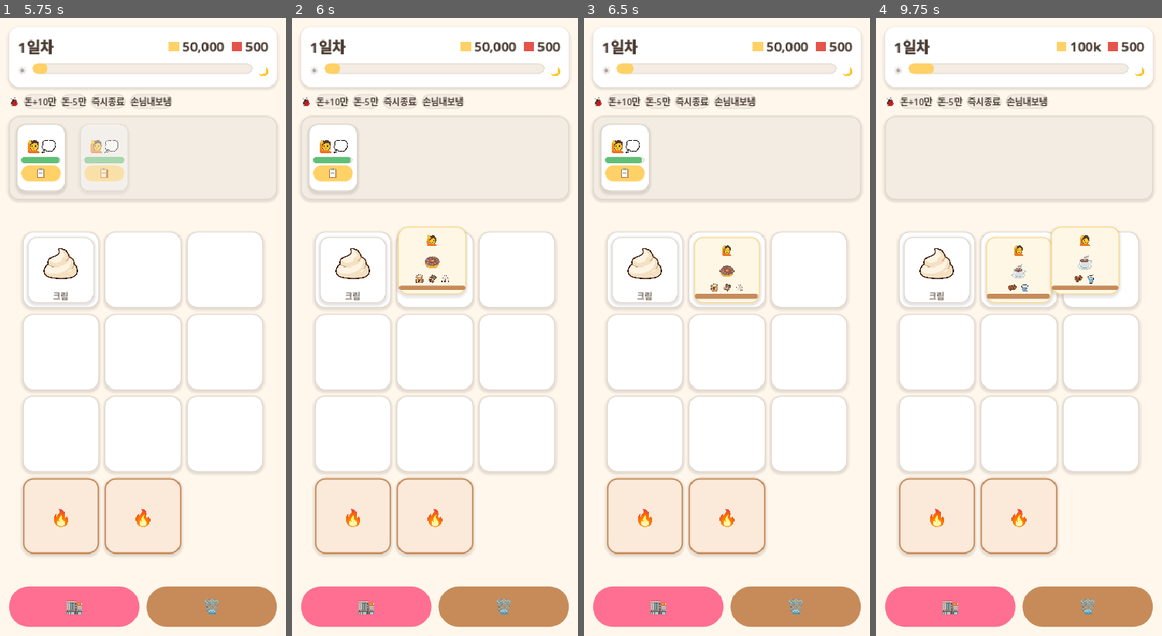
Above: before the commit, frames 1-4 (left to right).
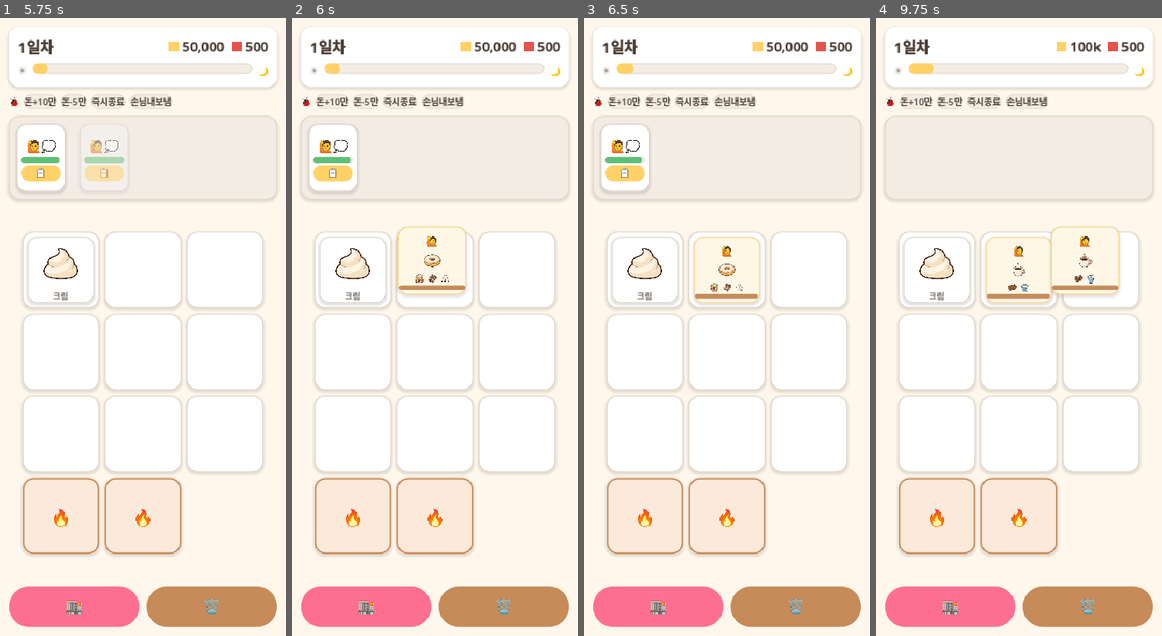
Above: after the commit, the same moments.

Repository: yellyB/game-slot-kitchen
Game: Godot game, scene res://scenes/Main.tscn
Same seed, same stepped clock (60 frames per second), same inputs: the game is played once before the commit and once after it. Sound files missing from this copy of the repository are replaced by a short silence.
Inputs:
- Up to frame 1 (5.75 s): click "시작" at 0.5 s; click "돈+10만" at 1.25 s; click "돈-5만" at 2 s; click "손님내보냄" at 2.75 s; click "🏬" at 3.5 s; click "🗑️" at 4.25 s; click "📋" at 5 s
- Up to frame 2 (6 s): click "📋" at 5.75 s
- Up to frame 3 (6.5 s): no input
- Up to frame 4 (9.75 s): click "돈+10만" at 6.5 s; click "돈-5만" at 7.25 s; click "손님내보냄" at 8 s; click "📋" at 8.75 s; click "📋" at 9.5 s

Frame 1 is identical in both runs. In frame 2, 0.1% of the frame differs, in the area x 46-52%, y 35-41%; in frame 3, 0.1%; in frame 4, 0.2%, in the area x 47-76%, y 35-43%.

Commit message:
아트: 완성품/메뉴 6종 손그림 적용 (coffee·latte·glazed·choco·tiramisu·special)
Recipes.tex/icon_node 추가 — assets/art/recipes/<id>.png 있으면 텍스처, 없으면 이모지.
완성품 카드·주문서 요리아이콘·조리 레시피 목록·도구석 조리중·드래그 프리뷰에 적용.

Co-Authored-By: Claude Opus 4.8 (1M context) <noreply@anthropic.com>

Diff:
--- a/data/recipes.gd
+++ b/data/recipes.gd
@@ -24,3 +24,29 @@
 static func random_id() -> String:
 	var ids := ALL.keys()
 	return ids[randi() % ids.size()]
+
+
+static var _tex_cache := {}
+
+## 완성품 손그림 텍스처(assets/art/recipes/<id>.png). 없으면 null → 이모지 폴백.
+static func tex(id: String) -> Texture2D:
+	if not _tex_cache.has(id):
+		var path := "res://assets/art/recipes/%s.png" % id
+		_tex_cache[id] = load(path) if ResourceLoader.exists(path) else null
+	return _tex_cache[id]
+
+## 메뉴/완성품 아이콘 노드 — 텍스처 있으면 TextureRect(px×px), 없으면 이모지 라벨(font=px).
+static func icon_node(id: String, px: int) -> Control:
+	var t := tex(id)
+	if t != null:
+		var tr := TextureRect.new()
+		tr.texture = t
+		tr.custom_minimum_size = Vector2(px, px)
+		tr.expand_mode = TextureRect.EXPAND_IGNORE_SIZE
+		tr.stretch_mode = TextureRect.STRETCH_KEEP_ASPECT_CENTERED
+		tr.mouse_filter = Control.MOUSE_FILTER_IGNORE
+		return tr
+	var lbl := UI.label(str(get_def(id).get("icon", "?")), px)
+	lbl.horizontal_alignment = HORIZONTAL_ALIGNMENT_CENTER
+	lbl.vertical_alignment = VERTICAL_ALIGNMENT_CENTER
+	return lbl
--- a/scripts/cooking.gd
+++ b/scripts/cooking.gd
@@ -90,7 +90,7 @@
 	row.offset_right = -12
 	entry.add_child(row)
 
-	row.add_child(UI.label(str(def.get("icon", "?")), 24))   # 메뉴 아이콘(아직 이모지)
+	row.add_child(Recipes.icon_node(id, 28))
 	for iid in def.get("ingredients", []):
 		row.add_child(Ingredients.icon_node(iid, 20))   # 재료: 손그림/이모지
 
--- a/scripts/dish_card.gd
+++ b/scripts/dish_card.gd
@@ -23,6 +23,10 @@
 func _preview_text() -> String:
 	return str(Recipes.get_def(recipe_id).get("icon", "?"))
 
+## 드래그 프리뷰도 손그림 완성품으로(있으면).
+func _preview_icon() -> Control:
+	return Recipes.icon_node(recipe_id, 44)
+
 ## 서빙용 payload — OrderCard가 recipe_id로 매칭.
 func get_move_payload() -> Dictionary:
 	return {"kind": "dish", "recipe_id": recipe_id, "card": self}
@@ -36,11 +40,4 @@
 	_style.border_color = Palette.SUCCESS
 	_style.set_border_width_all(2)
 
-	var icon := Label.new()
-	icon.text = str(Recipes.get_def(recipe_id).get("icon", "?"))
-	icon.mouse_filter = Control.MOUSE_FILTER_IGNORE
-	icon.set_anchors_and_offsets_preset(Control.PRESET_FULL_RECT)
-	icon.add_theme_font_size_override("font_size", 40)
-	icon.horizontal_alignment = HORIZONTAL_ALIGNMENT_CENTER
-	icon.vertical_alignment = VERTICAL_ALIGNMENT_CENTER
-	add_child(icon)
+	add_child(Recipes.icon_node(recipe_id, 48))
--- a/scripts/order_card.gd
+++ b/scripts/order_card.gd
@@ -57,12 +57,7 @@
 	v.add_child(face)
 
 	# 주문 메뉴: 요리 아이콘
-	var dish := Label.new()
-	dish.text = str(def.get("icon", "?"))
-	dish.mouse_filter = Control.MOUSE_FILTER_IGNORE
-	dish.add_theme_font_size_override("font_size", 22)
-	dish.horizontal_alignment = HORIZONTAL_ALIGNMENT_CENTER
-	v.add_child(dish)
+	v.add_child(Recipes.icon_node(recipe_id, 30))
 
 	# 필요재료 아이콘들
 	var reqs := HBoxContainer.new()
--- a/scripts/tool_station.gd
+++ b/scripts/tool_station.gd
@@ -90,12 +90,8 @@
 	v.add_theme_constant_override("separation", 4)
 	_holder.add_child(v)
 
-	var dish := Label.new()
-	dish.text = str(Recipes.get_def(id).get("icon", "?"))
-	dish.mouse_filter = Control.MOUSE_FILTER_IGNORE
+	var dish := Recipes.icon_node(id, 34)
 	dish.modulate = Color(1, 1, 1, 0.6)  # 조리 중엔 흐리게
-	dish.add_theme_font_size_override("font_size", 30)
-	dish.horizontal_alignment = HORIZONTAL_ALIGNMENT_CENTER
 	v.add_child(dish)
 
 	_cook_bar = ProgressBar.new()
Binary file added: assets/art/recipes/choco.png
Not shown, added: assets/art/recipes/choco.png.import
Binary file added: assets/art/recipes/coffee.png
Not shown, added: assets/art/recipes/coffee.png.import
Binary file added: assets/art/recipes/glazed.png
Not shown, added: assets/art/recipes/glazed.png.import
Binary file added: assets/art/recipes/latte.png
Not shown, added: assets/art/recipes/latte.png.import
Binary file added: assets/art/recipes/special.png
Not shown, added: assets/art/recipes/special.png.import
Binary file added: assets/art/recipes/tiramisu.png
Not shown, added: assets/art/recipes/tiramisu.png.import
